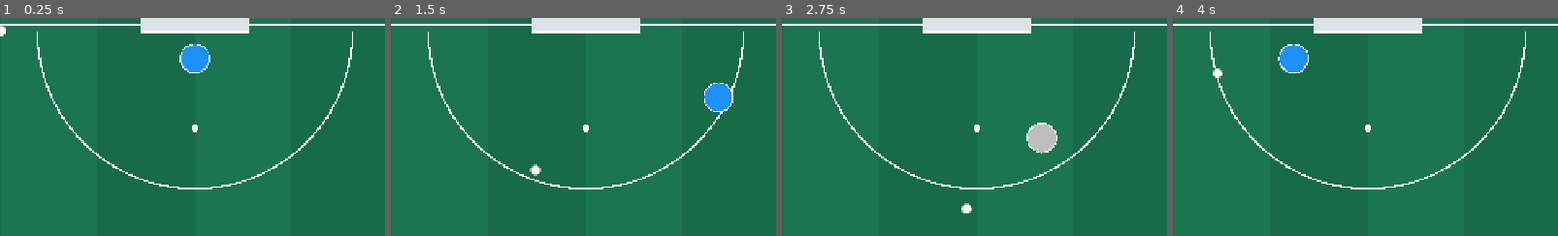
Above: before the commit, frames 1-4 (left to right).
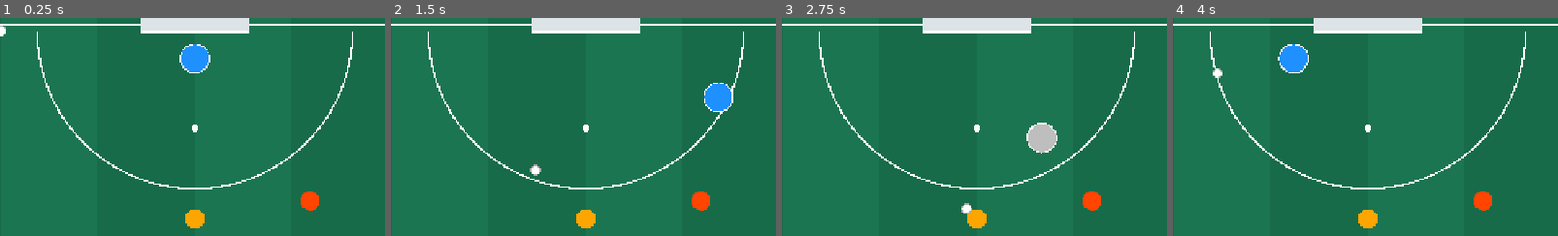
Above: after the commit, the same moments.

Repository: affarf/penalty-corner-challenge
Game: Godot game, scene res://main.tscn
The game is run twice, just before and just after one commit, with the same random seed, the same clock (stepped at 60 frames per second) and the same inputs.
Inputs (mouse positions are % of the whole screen's width and height, from its top left):
- Up to frame 1 (0.25 s): no input
- Up to frame 2 (1.5 s): tap Enter at 0.5 s; move the mouse to (72, 45) at 0.52 s; hold D (move_right) 0.53-1.28 s; tap R at 0.6 s; tap Space at 0.77, 0.8, 1.07, 1.35 s; move the mouse to (30, 55) at 1.27 s; hold S (move_down) from 1.28 s (still down)
- Up to frame 3 (2.75 s): tap Space at 1.52, 1.82, 2.3 s; tap R at 1.55 s; move the mouse to (60, 28) at 2.02 s; release S (move_down) at 2.03 s; hold D (move_right) from 2.03 s (still down); hold Right mouse button (dive) from 2.03 s (still down)
- Up to frame 4 (4 s): tap Space at 2.75, 3.02, 3.32, 3.77, 3.8 s; move the mouse to (45, 70) at 2.77 s; release D (move_right) at 2.78 s; release Right mouse button (dive) at 2.78 s; hold W (move_up) 2.78-3.53 s; tap R at 2.85, 3.6 s; tap Enter at 3.5 s; move the mouse to (80, 65) at 3.52 s; hold A (move_left) from 3.53 s (still down)
The pictures show only the part of the screen within x 24-74%, y 1-51%; the shares and areas given below are measured in that part.

The runs differ from the first frame. In frame 1, 0.7% of the frame differs, in the area x 48-83%, y 79-97%; in frame 2, 0.7%; in frame 3, 0.7%; in frame 4, 0.7%.

Commit message:
Limit goalkeeper dive and add penalty corner attacking routines

Diff:
--- a/ball.gd
+++ b/ball.gd
@@ -5,23 +5,31 @@
 	READY,
 	INJECTING,
 	STOPPED,
+	PASSING,
 	SHOOTING,
 	FINISHED
 }
 
+enum Routine {
+	DIRECT,
+	SLIP_PASS
+}
+
 const INJECT_POSITION := Vector2(320, 30)
 const STOP_POSITION := Vector2(640, 340)
+const SLIP_POSITION := Vector2(830, 310)
 const GOAL_Y := 30.0
 
 @export var injection_speed := 460.0
+@export var pass_speed := 520.0
 @export var shot_speed := 850.0
 
 var phase := Phase.READY
+var routine := Routine.DIRECT
 var target := STOP_POSITION
 var stop_timer := 0.0
 
-@onready var goalkeeper: CharacterBody2D = \
-	get_parent().get_node("Goalkeeper")
+@onready var goalkeeper = get_parent().get_node("Goalkeeper")
 
 
 func _ready() -> void:
@@ -33,11 +41,17 @@
 		if event.pressed and not event.echo:
 			if event.keycode == KEY_SPACE:
 				if phase == Phase.READY:
-					phase = Phase.INJECTING
-					print("Penalty corner started!")
+					start_corner()
 
-			if event.keycode == KEY_R:
+			elif event.keycode == KEY_R:
 				reset_corner()
+
+
+func start_corner() -> void:
+	routine = Routine.values().pick_random()
+	phase = Phase.INJECTING
+
+	print("Penalty corner started!")
 
 
 func _physics_process(delta: float) -> void:
@@ -50,29 +64,50 @@
 
 			if position.distance_to(STOP_POSITION) < 1.0:
 				phase = Phase.STOPPED
-				stop_timer = 0.5
-				print("Ball stopped outside the D!")
+				stop_timer = 0.45
+
+				print("Ball trapped outside the D!")
 
 		Phase.STOPPED:
 			stop_timer -= delta
 
 			if stop_timer <= 0.0:
-				target = Vector2(
-					randf_range(565, 715),
-					GOAL_Y
-				)
-				phase = Phase.SHOOTING
-				print("Shot!")
+				if routine == Routine.DIRECT:
+					print("Direct shot routine!")
+					begin_shot()
+				else:
+					print("Slip pass routine!")
+					phase = Phase.PASSING
 
+		Phase.PASSING:
+			position = position.move_toward(
+				SLIP_POSITION,
+				pass_speed * delta
+			)
+
+			if position.distance_to(SLIP_POSITION) < 1.0:
+				print("Pass received! Shooting!")
+				begin_shot()
 
 		Phase.SHOOTING:
+			var previous_position := global_position
+
 			position = position.move_toward(
 				target,
 				shot_speed * delta
 			)
 
+			# Check the entire ball movement segment
+			# so fast shots cannot skip over the keeper.
+			var closest_point := \
+				Geometry2D.get_closest_point_to_segment(
+					goalkeeper.global_position,
+					previous_position,
+					global_position
+				)
+
 			var distance_to_keeper := \
-				global_position.distance_to(
+				closest_point.distance_to(
 					goalkeeper.global_position
 				)
 
@@ -82,13 +117,23 @@
 			if goalkeeper.can_save() \
 			and distance_to_keeper <= save_reach + 8.0:
 				phase = Phase.FINISHED
-				print("SAVED! Great reaction!")
+				print("SAVED!")
 
 			elif position.y <= GOAL_Y + 1.0:
 				phase = Phase.FINISHED
 				print("GOAL!")
 
+		Phase.FINISHED:
+			pass
 
+
+func begin_shot() -> void:
+	target = Vector2(
+		randf_range(570.0, 710.0),
+		GOAL_Y
+	)
+
+	phase = Phase.SHOOTING
 
 
 func reset_corner() -> void:
@@ -99,8 +144,7 @@
 
 	goalkeeper.reset_keeper()
 
-	print("Corner reset. Press SPACE to start.")
-
+	print("Reset! Press SPACE to start.")
 
 
 func _draw() -> void:
@@ -109,6 +153,7 @@
 		8.0,
 		Color.WHITE
 	)
+
 	draw_arc(
 		Vector2.ZERO,
 		8.0,
--- a/pitch.gd
+++ b/pitch.gd
@@ -64,3 +64,17 @@
 		6.0,
 		Color.WHITE
 	)
+
+
+	# Attacking players (temporary markers)
+	draw_circle(
+		Vector2(640, 340),
+		16.0,
+		Color.ORANGE
+	)
+
+	draw_circle(
+		Vector2(830, 310),
+		16.0,
+		Color.ORANGE_RED
+	)
